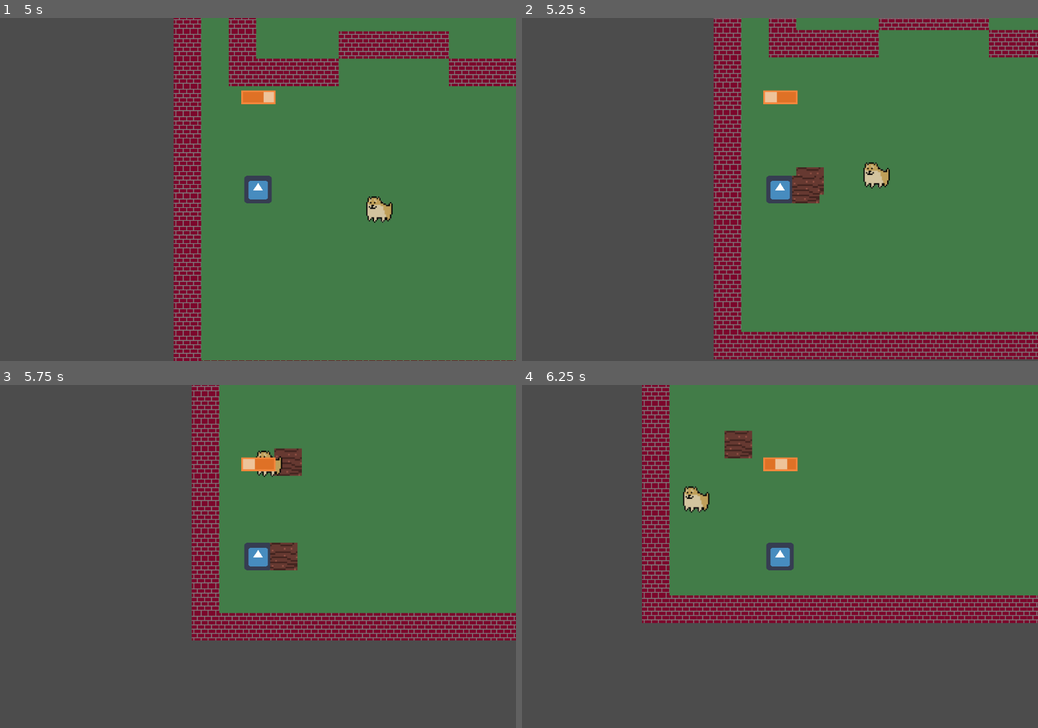
Above: before the commit, frames 1-4 (two rows, left to right).
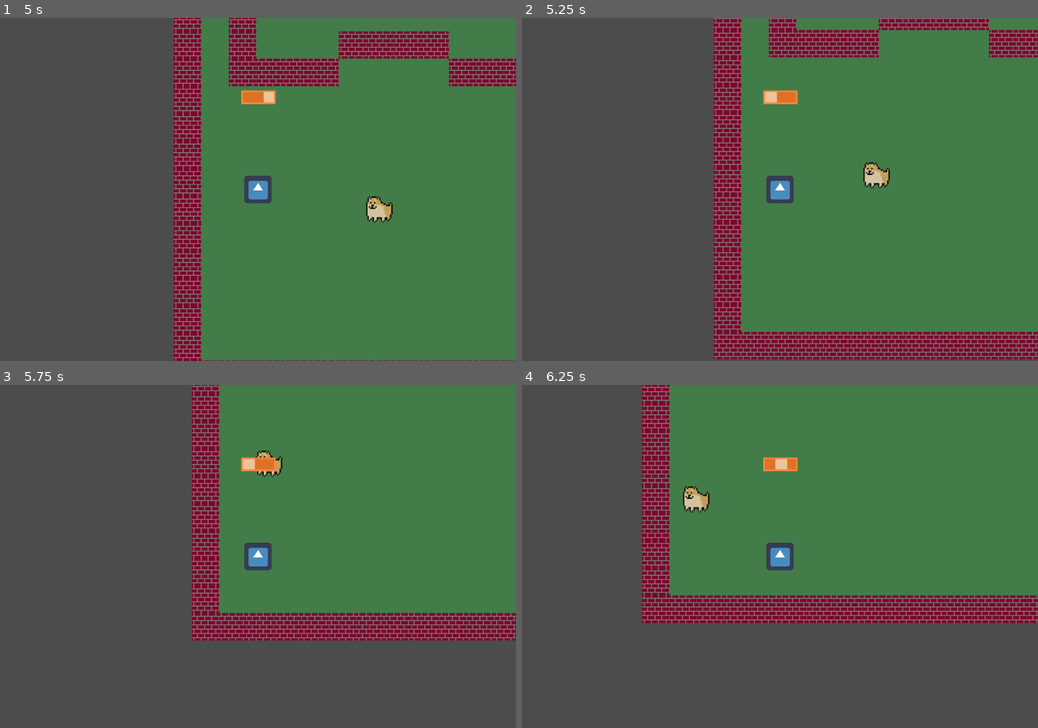
Above: after the commit, the same moments.

Repository: ranaxdev/BeatTheBoredomJam
Game: Godot game, scene res://Scenes/World.tscn
Same seed, same stepped clock (60 frames per second), same inputs: the game is played once before the commit and once after it. The engine's default icon, where the game draws it, is replaced by a stand-in: a white triangle on a blue panel in a dark square.
Inputs (mouse positions are in pixels of both pictures, inside the frame that each line leads up to):
- Up to frame 1 (5 s): move the mouse to (371, 172) at 0.52 s; hold D (move_right) 0.53-1.28 s; hold 1 0.53-1.28 s; click (371, 172) at 0.67 s; move the mouse to (154, 206) at 1.27 s; hold S (move_down) 1.28-2.03 s; tap 2 at 1.35 s; click (154, 206) at 1.42 s; move the mouse to (309, 114) at 2.02 s; hold D (move_right) 2.03-2.78 s; hold 3 2.03-2.78 s; click (309, 114) at 2.17 s; move the mouse to (232, 258) at 2.77 s; hold W (move_up) 2.78-3.53 s; tap 1 at 2.85 s; click (232, 258) at 2.92 s; move the mouse to (412, 240) at 3.52 s; hold 2 3.53-4.28 s; hold A (move_left) from 3.53 s (still down); click (412, 240) at 3.67 s; move the mouse to (103, 138) at 4.27 s; tap 3 at 4.35 s; click (103, 138) at 4.42 s
- Up to frame 2 (5.25 s): move the mouse to (805, 189) at 5.02 s; release A (move_left) at 5.03 s; hold S (move_down) from 5.03 s (still down); hold 1 from 5.03 s (still down); click (805, 189) at 5.17 s
- Up to frame 3 (5.75 s): keep holding S (move_down); keep holding 1
- Up to frame 4 (6.25 s): move the mouse to (702, 470) at 5.77 s; release S (move_down) at 5.78 s; release 1 at 5.78 s; hold D (move_right) from 5.78 s (still down); tap 2 at 5.85 s; click (702, 470) at 5.92 s

Frame 1 is identical in both runs. In frame 2, 0.6% of the frame differs, in the area x 52-59%, y 43-55%; in frame 3, 0.8%, in the area x 52-59%, y 18-55%; in frame 4, 0.4%.

Commit message:
Added plough timer (controlled ploughing now)

Diff:
--- a/Scenes/World.tscn
+++ b/Scenes/World.tscn
@@ -18,9 +18,7 @@
 [node name="TileMap" type="TileMap" parent="NavMap"]
 tile_set = ExtResource( 4 )
 format = 1
-
 tile_data = PoolIntArray( 0, 0, 0, 1, 0, 0, 2, 0, 0, 3, 0, 0, 4, 0, 0, 5, 0, 0, 6, 0, 0, 7, 0, 0, 8, 0, 0, 9, 0, 0, 10, …(5777 unchanged characters)…
-
 
 [node name="Doggo" parent="." instance=ExtResource( 5 )]
 position = Vector2( 672, 656 )
@@ -28,7 +26,6 @@
 startFollowDist = 100
 
 [node name="Player" parent="." instance=ExtResource( 1 )]
-
 position = Vector2( 145.115, 880.87 )
 
 [node name="Plant" type="Sprite" parent="."]
--- a/Scripts/Actors/Doggo.gd
+++ b/Scripts/Actors/Doggo.gd
@@ -17,7 +17,7 @@
 	call_deferred("setState", states.following)
 
 func stateLogic(delta):
-	print(state)
+
 	if state == states.following:
 		follow(delta)
 	if state == states.stopping:
--- a/Scripts/Actors/Plant.gd
+++ b/Scripts/Actors/Plant.gd
@@ -2,24 +2,45 @@
 
 onready var tilemap:TileMap = $"/root/World/NavMap/TileMap"
 onready var player:Actor = $"/root/World/Player"
+onready var toolbar:Sprite = $"/root/World/Player/Camera2D/Toolbar"
 
 var mouse_pos:Vector2 #Mouse cursor position in world units
 var player_pos:Vector2 #Player position in world units
 var dirtTexture:Texture = preload("res://Assets/tempdirt.png")
 enum TileType {WALL=0, GRASS=1, DIRT=2}
 
+var ploughTimer:Timer = null
+var ploughDelay:float = 2.0;
+var canPlough:bool = true
+
 #***CREATE EVENT***
 func _ready():
 	self.set_texture(dirtTexture)
-	pass
+	self.modulate = Color(1.0,1.0,1.0,0.5) #Decrease opacity
 
+	# Timer setup (to wait until next available plough)
+	ploughTimer = Timer.new()
+	ploughTimer.set_one_shot(true)
+	ploughTimer.set_wait_time(ploughDelay)
+	ploughTimer.connect("timeout",self,"_onPloughTimerComplete")
+	add_child(ploughTimer)
 
 #***UPDATE EVENT***
 func _process(_delta):
+	self.visible=false; #Hide texture
+	#Rake is selected to plough
+	if(toolbar.getcurrentTool()==toolbar.getTools().RAKE and canPlough):
+		plough() # Plough available
+
+
+	#Update node position to be mouse position
+	self.position = Vector2(get_global_mouse_position().x,get_global_mouse_position().y)
+
+
+func plough():
 	#TEMP (REFACTOR LATER)
 	updateMousePos()
 	updatePlayerPos()
-	self.visible=false;
 	#Limit the reach (2 tiles in each direction)
 	if(mouse_pos.x<player_pos.x+2 and mouse_pos.x>player_pos.x-2 and mouse_pos.y>player_pos.y-2 and mouse_pos.y<player_pos.y+2):
 		#Texture visible if in reach
@@ -27,10 +48,13 @@
 		#Plough the tile on click
 		if(Input.is_mouse_button_pressed(BUTTON_LEFT) and tilemap.get_cellv(mouse_pos)==TileType.GRASS):
 			tilemap.set_cellv(mouse_pos,TileType.DIRT)
+			# Disable ploughing until next available plough
+			canPlough=false
+			# Restart timer
+			ploughTimer.start()
 
-
-	#Update node position to be mouse position
-	self.position = Vector2(get_global_mouse_position().x,get_global_mouse_position().y)
+func _onPloughTimerComplete():
+	canPlough = true;
 
 
 #Mouse cartesian coords to world units
